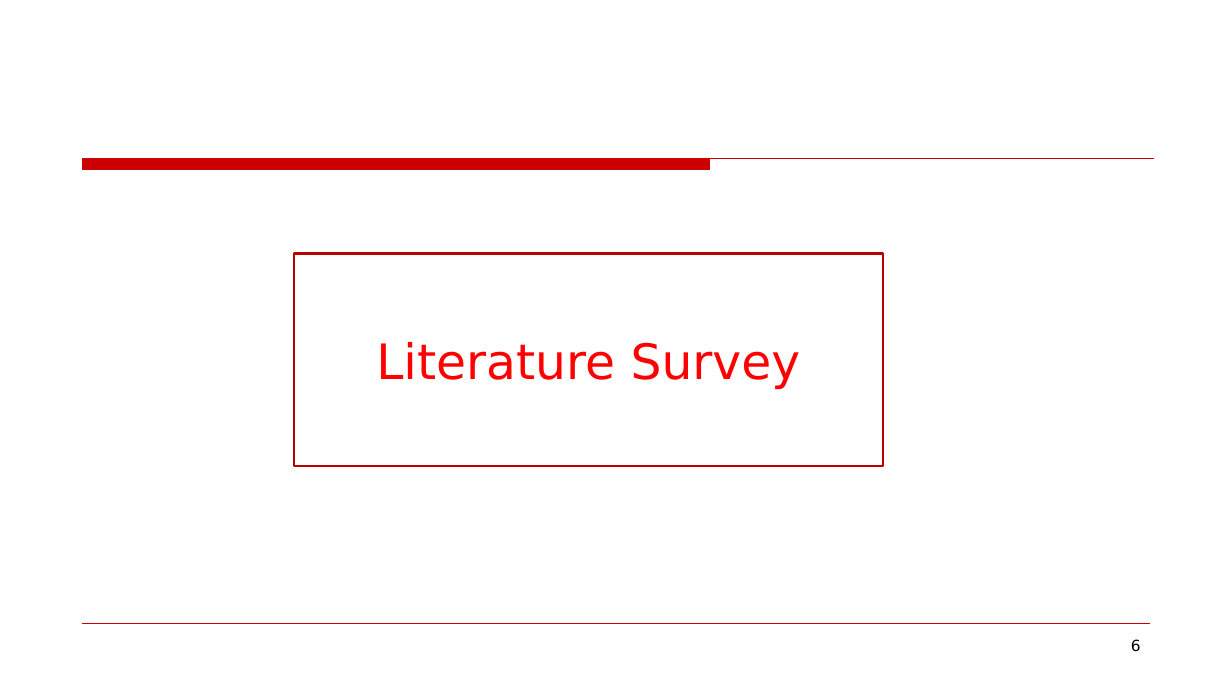
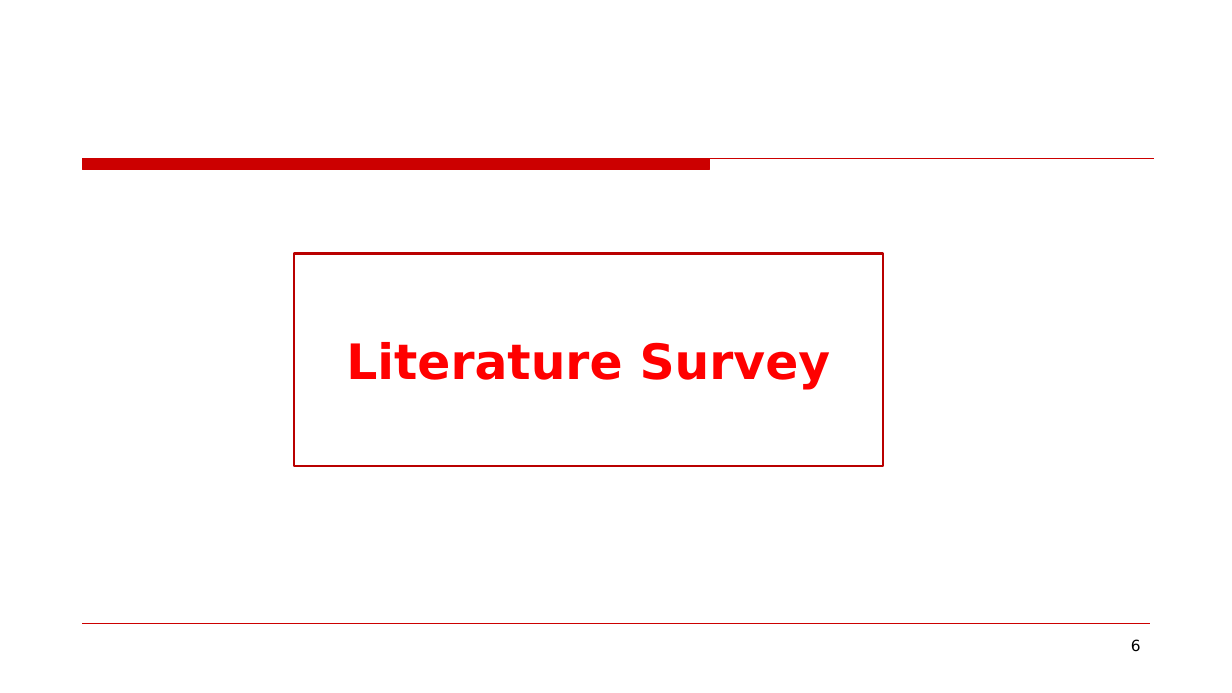
Before and after one commit to guru0005/Mini-Project-for-Data-Science-221801014, a slide deck: slide 6 of PPT/Mini Project for Data Science PPT.pptx. Drawn at 1232x693 pixels with LibreOffice and Linux fonts; fonts in the diff are those of the drawing; background and template pictures are left out. Boxes give left, top, right and bottom in pixels: in the first picture for what was removed or moved away, otherwise in the second. Text is boxed around its words. In the diff, an @@ line names an element or a change of style, - is before the commit and + after.

```diff
--- a/PPT/Mini Project for Data Science PPT.pptx
+++ b/PPT/Mini Project for Data Science PPT.pptx
@@ rectangle "Literature Survey" at box(294, 253, 883, 466): bold on @@
```
Also in this commit, not shown: 11 other slides changed, 7 slides added.
